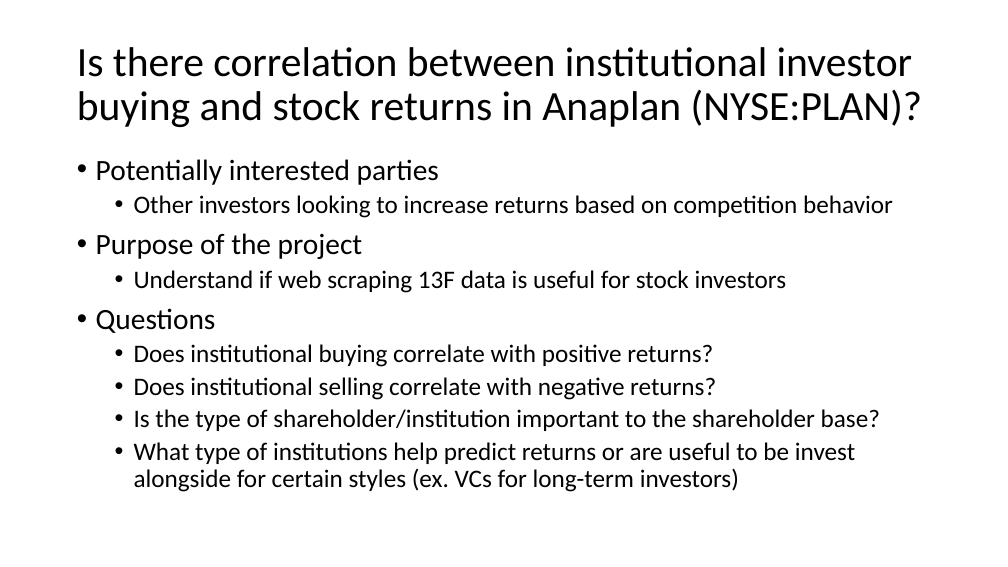
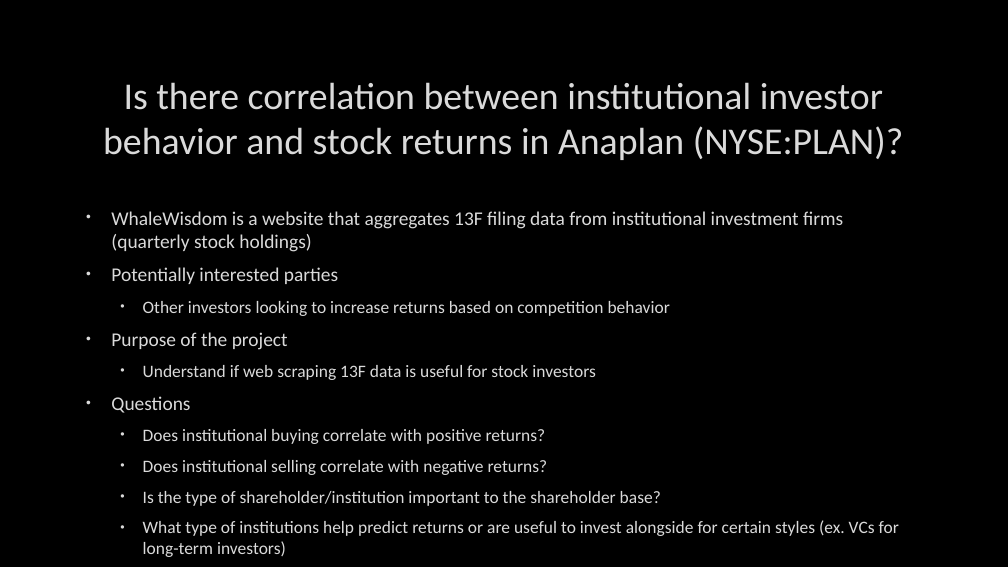
Before and after one commit to j-gonzal/web_scraping_project, a slide deck: slide 2 of Web Scraping WhaleWisdom.pptx. Drawn at 1008x567 pixels with LibreOffice and Linux fonts; fonts in the diff are those of the drawing; background and template pictures are left out. Boxes give left, top, right and bottom in pixels: in the first picture for what was removed or moved away, otherwise in the second. Text is boxed around its words. In the diff, an @@ line names an element or a change of style, - is before the commit and + after.

```diff
--- a/Web Scraping WhaleWisdom.pptx
+++ b/Web Scraping WhaleWisdom.pptx
@@ background #FFFFFF to picture (left out) @@
@@ title at (x1=103, y1=82, x2=903, y2=160): text changed; size 39.6 to 36 pt; text colour #000000 to #DADADA @@
-Is there correlation between institutional investor buying and stock returns in Anaplan (NYSE:PLAN)?
+Is there correlation between institutional investor behavior and stock returns in Anaplan (NYSE:PLAN)?
@@ text "WhaleWisdom is a website that ..." moved from (x1=96, y1=159, x2=893, y2=492) to (x1=111, y1=211, x2=899, y2=536) @@
@@ text at (x1=111, y1=211, x2=843, y2=252): paragraph added @@
+• WhaleWisdom is a website that aggregates 13F filing data from institutional investment firms (quarterly stock holdings)
@@ text at (x1=111, y1=267, x2=670, y2=506): size 28 to 18.5 pt in "Potentially interested parties", "Purpose of the project", "Questions"; text colour #000000 to #DADADA, letter outline none to #404040 0.75 pt in "Potentially interested parties", "Other investors looking to increase returns based ...", "Purpose of the project", "Understand if web scraping 13F data is ..." and 4 more places; size 24 to 16.6 pt in "Other investors looking to increase returns based ...", "Understand if web scraping 13F data is ...", "Does institutional buying correlate with positive returns?", "Does institutional selling correlate with negative returns?" and 1 more places; indent changed; line spacing 0.9 to 1; more space between paragraphs @@
@@ text at (x1=143, y1=520, x2=899, y2=536): text changed; size 24 to 16.6 pt; text colour #000000 to #DADADA @@
-  • What type of institutions help predict returns or are useful to be invest alongside for certain styles (ex. VCs for long-term investors)
+  • What type of institutions help predict returns or are useful to invest alongside for certain styles (ex. VCs for long-term investors)
```
Also in this commit, not shown: 5 other slides changed, 3 slides added, 2 other files.
